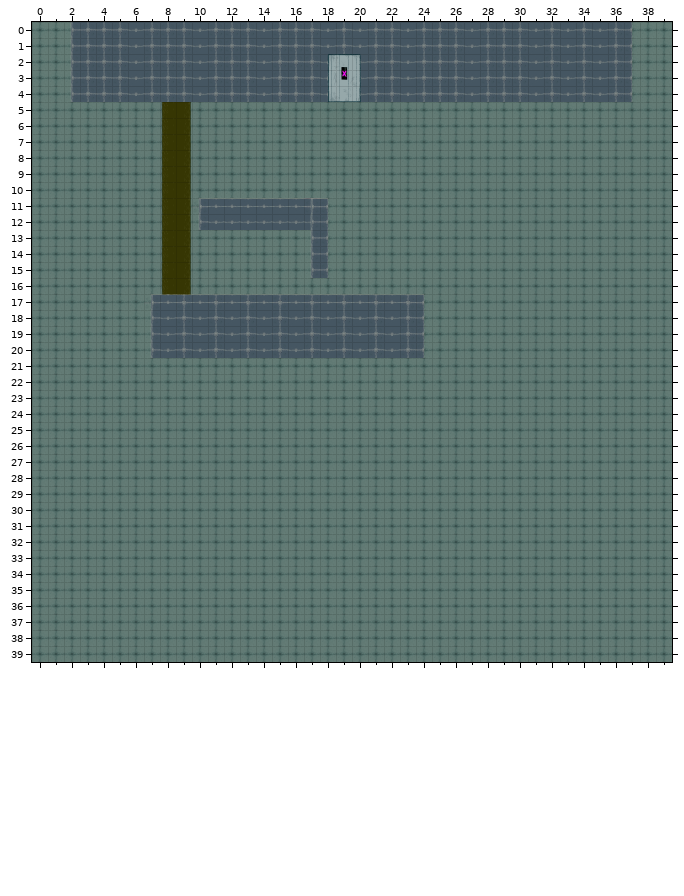
Tiled map -- assets/maps/predio.tmx. That is the earlier state.
Cells are 128x128 px. Shown: x 0..39, y 0..39.
Now the later version:
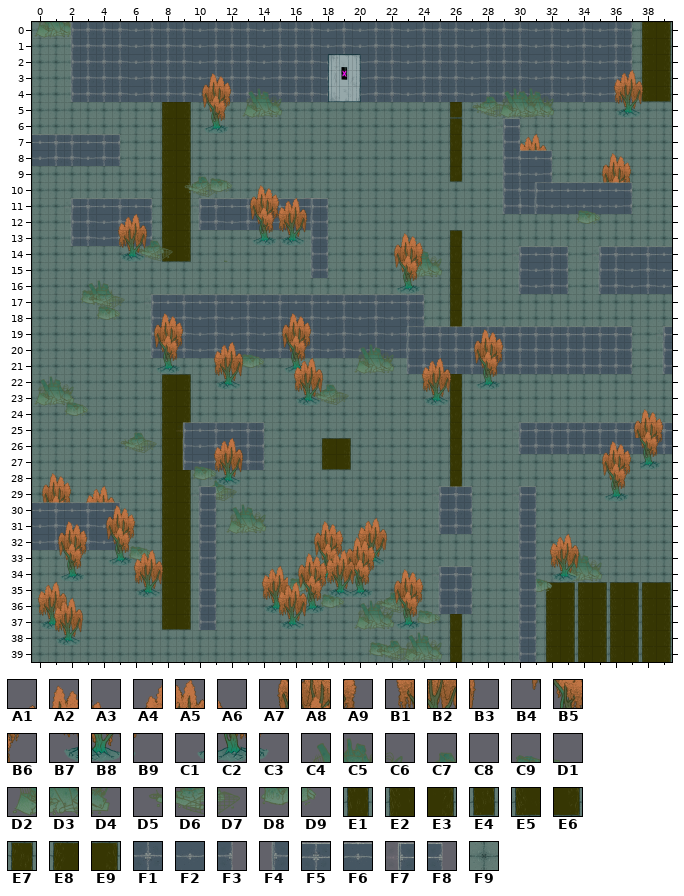
Key: from "tileset-arvores": A1 3, A2 4, A3 5, A4 6, A5 7, A6 8, A7 9, A8 10, A9 11, B1 12, B2 13, B3 14, B4 15, B5 16, B6 17, B7 18, B8 19, B9 20, C1 21, C2 22, C3 23; from "tileset-entulho": C4 9, C5 10, C6 11, C7 13, C8 14, C9 16, D1 17, D2 18, D3 19, D4 20, D5 21, D6 22, D7 23, D8 25, D9 26; from "tileset-esgotos": E1 0, E2 1, E3 2, E4 3, E5 4, E6 5, E7 6, E8 7, E9 8; from "tileset-parede": F1 0, F2 1, F3 2, F4 3, F5 4, F6 5, F7 6, F8 7; from "tileset-predio": F9 0.
__ is an empty cell, ## one hidden under a higher layer.
Tiles of an added or newly shown layer are drawn over the layers below it.
The commit says: update level tilemap
What changed:
Layer "layer1":
y 0..3: x 38..39 F9 F9 -> E2 E3
y 4: x 38..39 F9 F9 -> E5 E6
y 14: x 8..9 E2 E3 -> E5 E6
y 15..16: x 8..9 E2 E3 -> F9 F9
y 17: x 8..9 E2 E3 -> F9 F9; x 26 F9 -> ##
y 18..19: x 26 F9 -> E1
y 22: x 8..9 F9 F9 -> E8 E9; x 26 F9 -> E1
y 23..25: x 8..9 F9 F9 -> E2 E3; x 26 F9 -> E1
y 26: x 8..9 F9 F9 -> E2 E3; x 18..19 F9 F9 -> E8 E9; x 26 F9 -> E1
y 27: x 8..9 F9 F9 -> E2 E3; x 18..19 F9 F9 -> E5 E6; x 26 F9 -> E1
y 28..29: x 8..9 F9 F9 -> E2 E3; x 26 F9 -> E1
y 30: x 8..9 F9 F9 -> E2 E3; x 26 F9 -> ##
y 31..34: x 8..9 F9 F9 -> E2 E3
y 35: x 8..9 F9 F9 -> E2 E3; x 26 F9 -> ##; x 32..39 F9 F9 F9 F9 F9 F9 F9 F9 -> E8 E9 E8 E9 E8 E9 E8 E9
y 36: x 8..9 F9 F9 -> E2 E3; x 26 F9 -> ##; x 32..39 F9 F9 F9 F9 F9 F9 F9 F9 -> E2 E3 E2 E3 E2 E3 E2 E3
y 37: x 8..9 F9 F9 -> E5 E6; x 26 F9 -> E1; x 32..39 F9 F9 F9 F9 F9 F9 F9 F9 -> E2 E3 E2 E3 E2 E3 E2 E3
y 38..39: x 26 F9 -> E1; x 32..39 F9 F9 F9 F9 F9 F9 F9 F9 -> E2 E3 E2 E3 E2 E3 E2 E3
Layer "layer2":
y 0: x 0..2 __ __ F4 -> D2 D3 D4
y 3: x 10..12 __ __ __ -> A1 A2 A3
y 4: x 10..15 __ __ __ __ __ __ -> A7 A8 A9 C4 C5 C6
y 5: x 10..15 __ __ __ __ __ __ -> B4 B5 B6 D2 D3 D4
y 6: x 10..12 __ __ __ -> C1 C2 C3
y 7: x 0..5 __ __ __ __ __ __ -> F6 F5 F5 F6 F5 F8; x 30..32 __ __ __ -> A4 A5 A6
y 8: x 0..5 __ __ __ __ __ __ -> F2 F1 F1 F2 F1 F3; x 30..32 __ __ __ -> B1 B2 B3
y 9: x 10..11 __ __ -> C7 C8; x 30..32 __ __ __ -> F2 F2 F3; x 35..37 __ __ __ -> B4 B5 B6
y 10: x 9..11 __ __ __ -> D5 D6 D7; x 30..32 __ __ __ -> F2 F2 F3; x 35..37 __ __ __ -> B4 B5 B6
y 11: x 2..7 __ __ __ __ __ __ -> F7 F5 F6 F5 F6 F8; x 11 F6 -> F5; x 13..14 F6 F6 -> F5 F5; x 30..31 __ __ -> F4 F2
y 12: x 2..7 __ __ __ __ __ __ -> F4 F1 F2 F1 F2 F3; x 11 __ -> F1; x 13..14 __ __ -> F1 F1
y 13: x 2..7 __ __ __ __ __ __ -> F4 F1 F2 F1 F2 F3
y 14: x 30..33 __ __ __ __ -> F7 F6 F5 F8; x 35..39 __ __ __ __ __ -> F7 F5 F6 F5 F6
y 15: x 30..33 __ __ __ __ -> F4 F2 F1 F3; x 35..39 __ __ __ __ __ -> F4 F1 F2 F1 F2
y 16: x 3..4 __ __ -> C9 D1; x 30..33 __ __ __ __ -> F4 F2 F1 F3; x 35..39 __ __ __ __ __ -> F4 F1 F2 F1 F2
y 17: x 3..4 __ __ -> D8 D9
y 22: x 0..2 __ __ __ -> C4 C5 C6
y 23: x 0..2 __ __ __ -> D2 D3 D4
y 25: x 6 __ -> C7; x 9..14 __ __ __ __ __ __ -> F7 F6 F5 F6 F5 F8; x 30..39 __ __ __ __ __ __ __ __ __ __ -> F7 F5 F5 F5 F5 F5 F5 F5 F5 F5
y 26: x 5..7 __ __ __ -> D5 D6 D7; x 9..14 __ __ __ __ __ __ -> F4 F2 F1 F2 F1 F3; x 30..39 __ __ __ __ __ __ __ __ __ __ -> F4 F1 F1 F1 F1 F1 F1 F1 F1 F1
y 27: x 9..14 __ __ __ __ __ __ -> F4 F2 F1 F2 F1 F3
y 28: x 0..2 __ __ __ -> A1 A2 A3; x 11..12 __ __ -> C7 C8
y 29: x 0..5 __ __ __ __ __ __ -> A7 A8 A9 A4 A5 A6; x 10..12 __ __ __ -> F7 D6 D7; x 25..27 __ __ __ -> F7 F5 F8; x 30..31 __ __ -> F7 F8
y 30: x 0..5 __ __ __ __ __ __ -> B4 B5 B6 B1 B2 B3; x 10..11 __ __ -> F4 F3; x 25..27 __ __ __ -> F4 F1 F3; x 30..31 __ __ -> F4 F3
y 31: x 5 __ -> B9; x 10..11 __ __ -> F4 F3; x 17..22 __ __ __ __ __ __ -> A1 A2 A3 A4 A5 A6; x 25..27 __ __ __ -> F4 F1 F3; x 30..31 __ __ -> F4 F3
y 32: x 6 __ -> C9; x 10..11 __ __ -> F4 F3; x 17..22 __ __ __ __ __ __ -> A7 A8 A9 B1 B2 B3; x 30..31 __ __ -> F4 F3
y 33: x 6..7 __ __ -> D8 D9; x 10..11 __ __ -> F4 F3; x 17..21 __ __ __ __ __ -> B4 B5 B6 B7 B8; x 30..31 __ __ -> F4 F3
y 34: x 10..11 __ __ -> F4 F3; x 14..19 __ __ __ __ __ __ -> A4 A5 C9 D1 C2 C3; x 25..27 __ __ __ -> F7 F5 F8; x 30..32 __ __ __ -> F4 C9 D1
y 35: x 10..11 __ __ -> F4 F3; x 14..19 __ __ __ __ __ __ -> B1 B2 D8 D9 C9 D1; x 22..27 __ __ __ __ __ __ -> C7 C8 B9 F4 F1 F3; x 30..32 __ __ __ -> F4 D8 D9
y 36: x 10..11 __ __ -> F4 F3; x 14..16 __ __ __ -> B7 B8 B9; x 18..19 __ __ -> D8 D9; x 21..27 __ __ __ __ __ __ __ -> D5 D6 D7 C9 F4 F1 F3; x 30..31 __ __ -> F4 F3
y 37: x 10..11 __ __ -> F4 F3; x 24..25 __ __ -> D8 D9; x 30..31 __ __ -> F4 F3
y 38: x 21..25 __ __ __ __ __ -> C9 D1 C4 C5 C6; x 30..31 __ __ -> F4 F3
y 39: x 21..25 __ __ __ __ __ -> D8 D9 D2 D3 D4; x 30..31 __ __ -> F4 F3
Layer "layer3" (added):
y 0: x 2 __ -> F4
y 3: x 36..38 __ __ __ -> A4 A5 A6
y 4: x 28..32 __ __ __ __ __ -> C7 C8 C4 C5 C6; x 36..38 __ __ __ -> B1 B2 B3
y 5: x 26..32 __ __ __ __ __ __ __ -> E4 D5 D6 D7 D2 D3 D4; x 36..37 __ __ -> B7 B8
y 6: x 26 __ -> E7; x 29..30 __ __ -> F7 F8
y 7: x 26 __ -> E1; x 29..30 __ __ -> F4 F3
y 8: x 26 __ -> E1; x 29..32 __ __ __ __ -> F4 F6 F6 F8; x 35..37 __ __ __ -> A1 A2 A3
y 9: x 11 __ -> C9; x 26 __ -> E4; x 29..30 __ __ -> F4 F3; x 35..37 __ __ __ -> A7 A8 A9
y 10: x 11..12 __ __ -> D8 D9; x 29..37 __ __ __ __ __ __ __ __ __ -> F4 F3 F7 F6 F6 F6 F6 F6 F8
y 11: x 15..17 __ __ __ -> A4 A5 A6; x 29..37 __ __ __ __ __ __ __ __ __ -> F4 F3 F4 F2 F2 F2 F2 F2 F3
y 12: x 15..17 __ __ __ -> B1 B2 B3
y 13: x 7 __ -> C7; x 15..16 __ __ -> B7 B8; x 26 __ -> E7
y 14: x 6..8 __ __ __ -> D5 D6 D7; x 23..26 __ __ __ __ -> C4 C5 C6 E1
y 15: x 23..26 __ __ __ __ -> D2 D3 D4 E1
y 16: x 3..4 __ __ -> C4 C5; x 26 __ -> E1; x 37 __ -> C8
y 17: x 3..5 __ __ __ -> D5 D6 D7; x 26 __ -> E1
y 18: x 7..9 __ __ __ -> A1 A2 A3; x 15..17 __ __ __ -> A1 A2 A3
y 19: x 7..9 __ __ __ -> A7 A8 A9; x 15..17 __ __ __ -> A7 A8 A9; x 23..37 __ __ __ __ __ __ __ __ __ __ __ __ __ __ __ -> F7 F5 F5 F5 F5 F5 F5 F5 F5 F5 F5 F5 F5 F5 F8; x 39 __ -> F7
y 20: x 7..9 __ __ __ -> B4 B5 B6; x 13 __ -> C9; x 15..17 __ __ __ -> B4 B5 B6; x 23..37 __ __ __ __ __ __ __ __ __ __ __ __ __ __ __ -> F4 F1 F1 F1 F1 F1 F1 F1 F1 F1 F1 F1 F1 F1 F3; x 39 __ -> F4
y 21: x 7..9 __ __ __ -> C1 C2 C3; x 13..17 __ __ __ __ __ -> D8 D9 C1 C2 C3; x 23..37 __ __ __ __ __ __ __ __ __ __ __ __ __ __ __ -> F4 F1 F1 F1 F1 F1 F1 F1 F1 F1 F1 F1 F1 F1 F3; x 39 __ -> F4
y 22: x 18 __ -> C7
y 23: x 2 __ -> C9; x 17..19 __ __ __ -> D5 D6 D7
y 24: x 2..3 __ __ -> D8 D9; x 37..39 __ __ __ -> A1 A2 A3
y 25: x 37..39 __ __ __ -> A7 A8 A9
y 26: x 11..13 __ __ __ -> A4 A5 A6; x 35..39 __ __ __ __ __ -> A1 A2 A3 B5 B6
y 27: x 11..13 __ __ __ -> B1 B2 B3; x 35..39 __ __ __ __ __ -> A7 A8 A9 C2 C3
y 28: x 11..12 __ __ -> B7 B8; x 35..37 __ __ __ -> B4 B5 B6
y 29: x 11 __ -> F8; x 35..37 __ __ __ -> C1 C2 C3
y 30: x 0..5 __ __ __ __ __ __ -> F6 F5 F6 F5 F6 F8; x 12..14 __ __ __ -> C4 C5 C6
y 31: x 0..5 __ __ __ __ __ __ -> F2 F1 F2 F1 F2 F3; x 12..14 __ __ __ -> D2 D3 D4
y 32: x 0..5 __ __ __ __ __ __ -> F2 F1 F2 F1 F2 F3; x 19..21 __ __ __ -> A1 A2 A3
y 33: x 6..8 __ __ __ -> A4 A5 A6; x 16..21 __ __ __ __ __ __ -> A1 A2 A3 A7 A8 A9; x 33..35 __ __ __ -> C4 C5 C6
y 34: x 6..8 __ __ __ -> B1 B2 B3; x 16..24 __ __ __ __ __ __ __ __ __ -> A7 A8 A9 B4 B5 B6 A1 A2 A3; x 31 __ -> F3; x 33..35 __ __ __ -> D2 D3 D4
y 35: x 0..2 __ __ __ -> A4 A5 A6; x 6..8 __ __ __ -> B7 B8 B9; x 16..24 __ __ __ __ __ __ __ __ __ -> B4 B5 B6 C1 C2 C3 A7 A8 A9; x 31 __ -> F3
y 36: x 0..2 __ __ __ -> B1 B2 B3; x 16..18 __ __ __ -> C1 C2 C3; x 22..24 __ __ __ -> B4 B5 B6
y 37: x 0..2 __ __ __ -> B7 B8 B9; x 22..24 __ __ __ -> C1 C2 C3
y 38: x 22..23 __ __ -> C7 C8
y 39: x 21..23 __ __ __ -> D5 D6 D7
Layer "layer4" (added):
y 4: x 29..31 __ __ __ -> C4 C5 C6
y 5: x 29..31 __ __ __ -> D2 D3 D4
y 8: x 30 __ -> F3
y 10: x 13..15 __ __ __ -> A1 A2 A3
y 11: x 13..15 __ __ __ -> A7 A8 A9; x 34..35 __ __ -> C9 D1
y 12: x 5..7 __ __ __ -> A4 A5 A6; x 13..15 __ __ __ -> B4 B5 B6; x 34..35 __ __ -> D8 D9
y 13: x 5..7 __ __ __ -> B1 B2 B3; x 13..15 __ __ __ -> C1 C2 C3; x 22..24 __ __ __ -> A1 A2 A3
y 14: x 5..7 __ __ __ -> B7 B8 B9; x 22..24 __ __ __ -> A7 A8 A9
y 15: x 22..24 __ __ __ -> B4 B5 B6
y 16: x 22..24 __ __ __ -> C1 C2 C3
y 17: x 4..5 __ __ -> C9 D1
y 18: x 4..5 __ __ -> D8 D9
y 19: x 27..29 __ __ __ -> A1 A2 A3
y 20: x 11..13 __ __ __ -> A4 A5 A6; x 20..22 __ __ __ -> C4 C5 C6; x 27..29 __ __ __ -> A7 A8 A9
y 21: x 11..13 __ __ __ -> B1 B2 B3; x 16..18 __ __ __ -> A4 A5 A6; x 20..22 __ __ __ -> D2 D3 D4; x 24..29 __ __ __ __ __ __ -> A4 A5 A6 B4 B5 B6
y 22: x 11..12 __ __ -> B7 B8; x 16..18 __ __ __ -> B1 B2 B3; x 24..29 __ __ __ __ __ __ -> B1 B2 B3 C1 C2 C3
y 23: x 16..18 __ __ __ -> B7 B8 B9; x 24..26 __ __ __ -> B7 B8 B9
y 27: x 10..11 __ __ -> C9 D1
y 28: x 10..11 __ __ -> D8 D9
y 30: x 4..6 __ __ __ -> A1 A2 A3
y 31: x 1..6 __ __ __ __ __ __ -> A1 A2 A3 A7 A8 A9
y 32: x 1..6 __ __ __ __ __ __ -> A7 A8 A9 B4 B5 B6; x 32..34 __ __ __ -> A4 A5 A6
y 33: x 1..6 __ __ __ __ __ __ -> B4 B5 B6 C1 C2 C3; x 18..20 __ __ __ -> A4 A5 A6; x 32..34 __ __ __ -> B1 B2 B3
y 34: x 1..3 __ __ __ -> C1 C2 C3; x 18..20 __ __ __ -> B1 B2 B3; x 32..34 __ __ __ -> B7 B8 B9
y 35: x 15..20 __ __ __ __ __ __ -> A4 A5 A6 B7 B8 B9
y 36: x 1..3 __ __ __ -> A4 A5 A6; x 15..17 __ __ __ -> B1 B2 B3; x 20..22 __ __ __ -> C4 C5 C6
y 37: x 1..3 __ __ __ -> B1 B2 B3; x 15..16 __ __ -> B7 B8; x 20..22 __ __ __ -> D2 D3 D4
y 38: x 1..2 __ __ -> B7 B8
